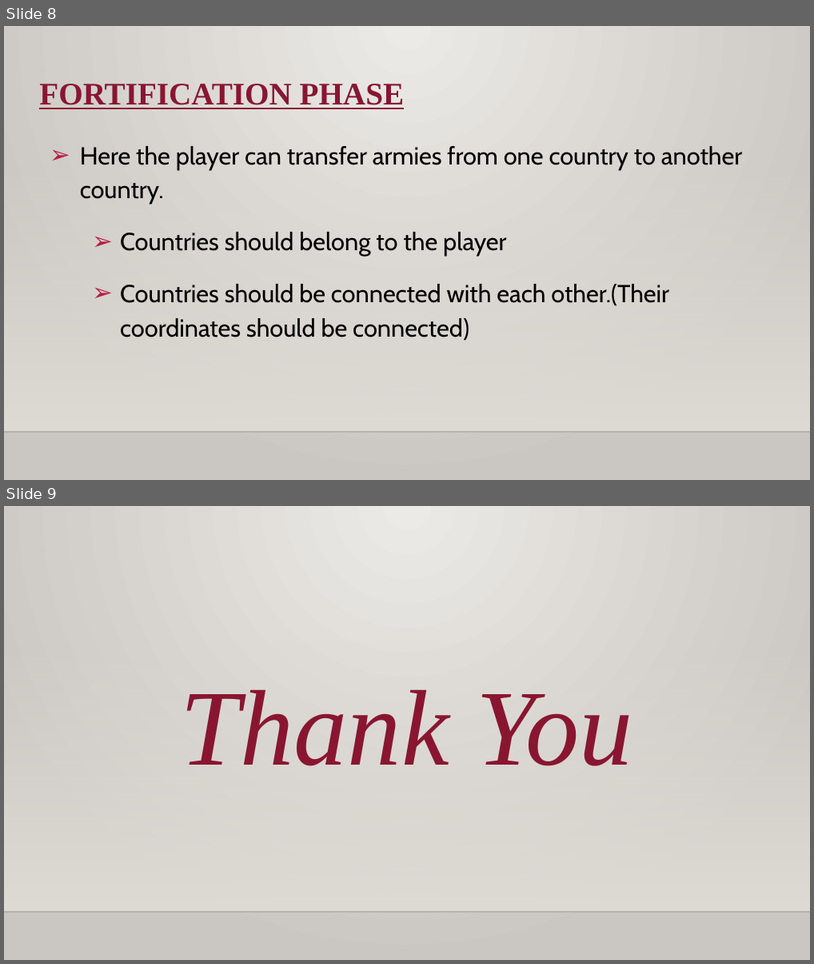
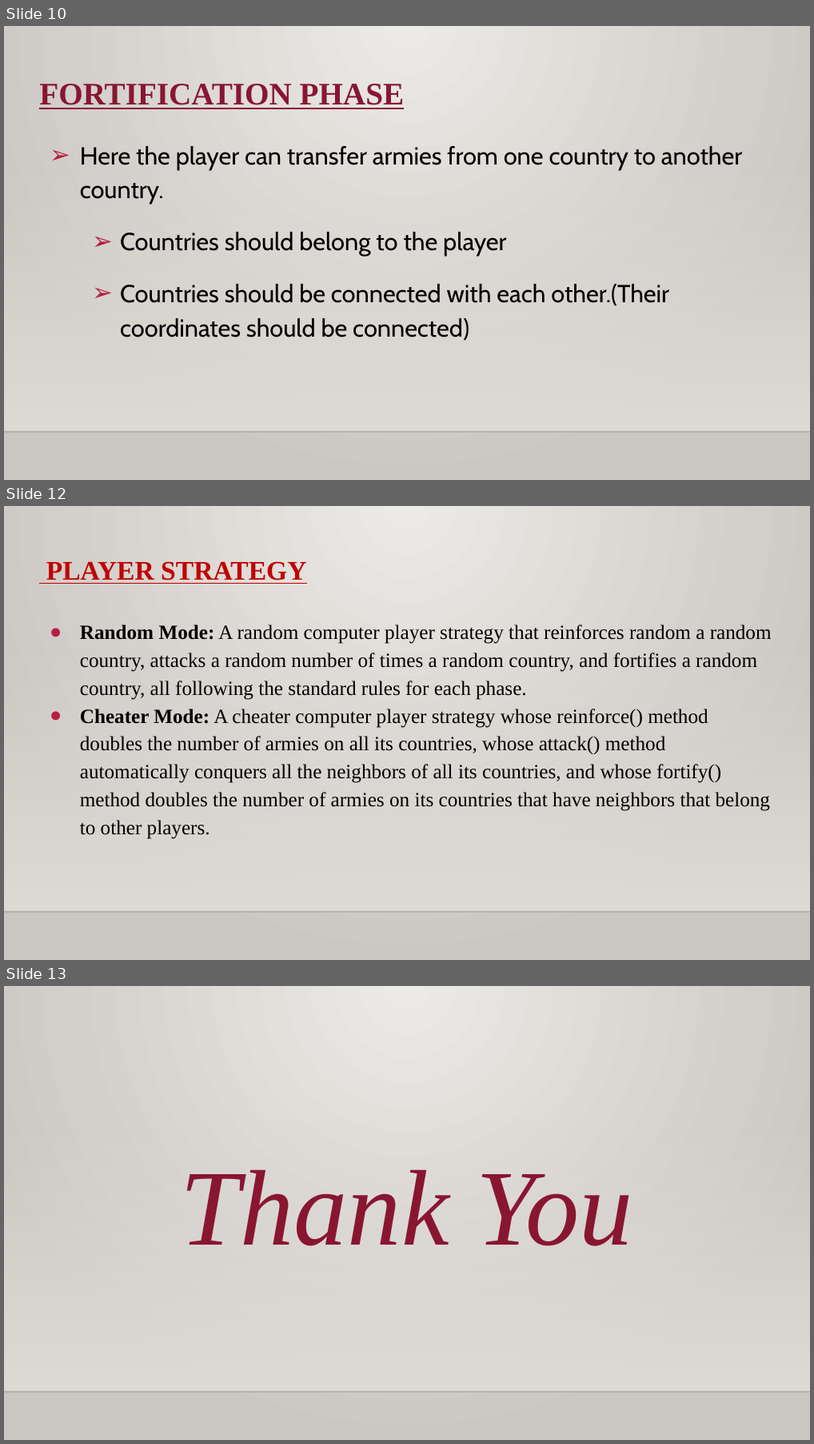
Before and after one commit to riskgame-6441/SOEN-6441, a slide deck: Risk PPT.pptx. Shown one above the other, each under a label of ours: slides 8 and 9 before the commit, slides 10, 12 and 13 after it; the slides between them are not shown. The pictures are 814x964 and 814x1444 pixels, drawn with LibreOffice and Linux fonts; fonts in the diff are those of the drawing; background and template pictures are left out. Boxes give left, top, right and bottom in pixels: in the first picture for what was removed or moved away, otherwise in the second. Text is boxed around its words. In the diff, an @@ line names an element or a change of style, - is before the commit and + after.

```diff
--- a/Risk PPT.pptx
+++ b/Risk PPT.pptx
@@ slide 12 added at box(4, 506, 810, 960), background gradient #ECEAE7 to #CAC7C1; not listed: 2 template elements that a slide beside it also shows @@
@@ title added at box(46, 561, 306, 584), 24 pt, text #C00000, bold, underline @@
+PLAYER STRATEGY
@@ text added at box(80, 624, 772, 839), 18 pt, text #000000 @@
+● Random Mode: A random computer player strategy that reinforces random a random country, attacks a random number of times a random country, and fortifies a random country, all following the standard rules for each phase.
+● Cheater Mode: A cheater computer player strategy whose reinforce() method doubles the number of armies on all its countries, whose attack() method automatically conquers all the neighbors of all its countries, and whose fortify() method doubles the number of armies on its countries that have neighbors that belong to other players.
@@ what was slide 8 is now slide 10 @@
@@ what was slide 9 is now slide 13 @@
```
Also in this commit, not shown: 6 slides changed, 3 other slides added, 4 other files.
